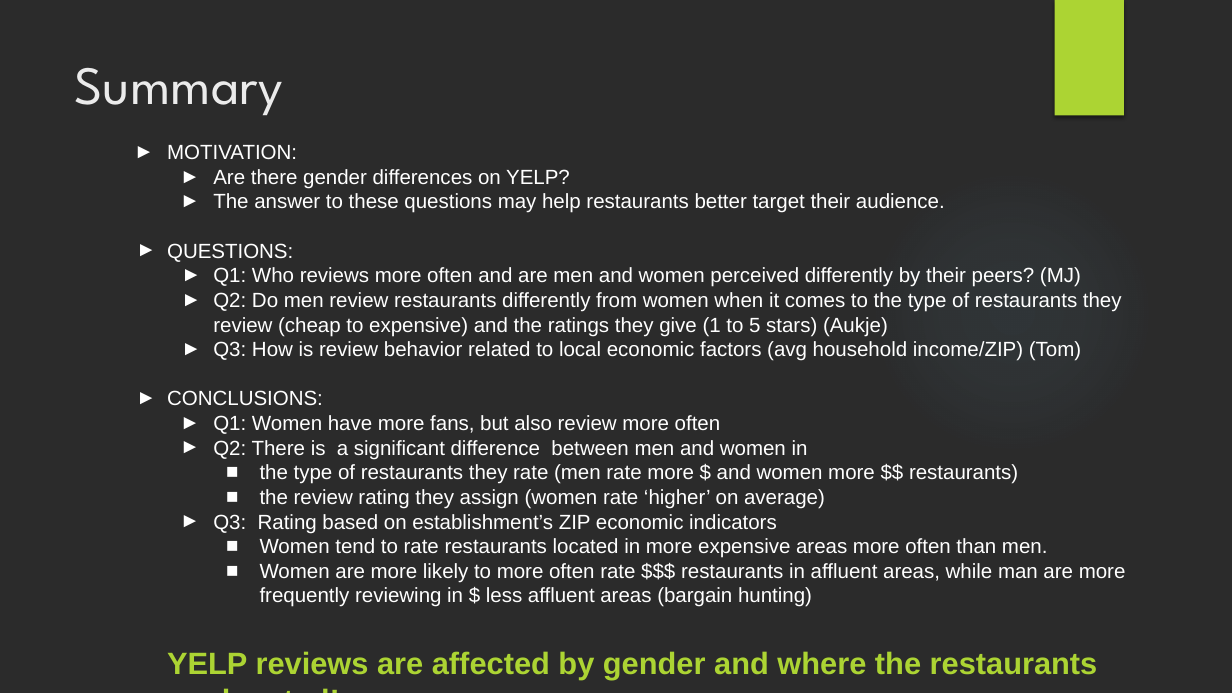
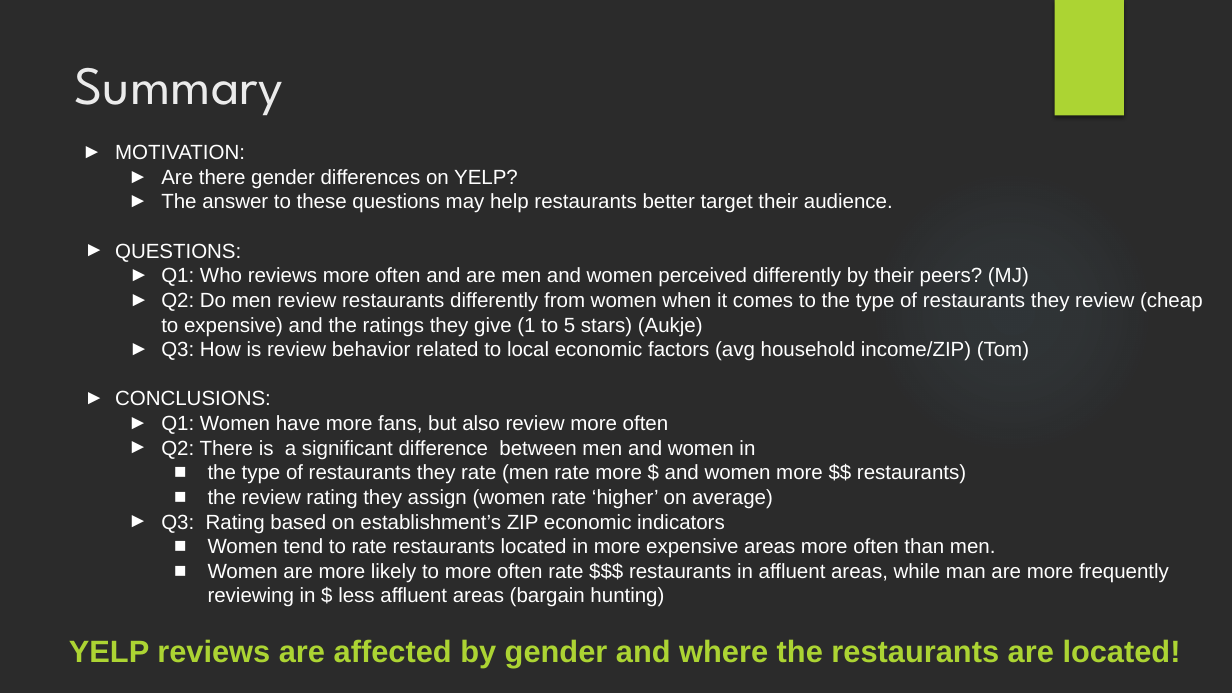
Before and after one commit to DutchDS/Project-1, a slide deck: slide 2 of Presentation.pptx. Drawn at 1232x693 pixels with LibreOffice and Linux fonts; fonts in the diff are those of the drawing; background and template pictures are left out; a plain dark background stands for a picture behind light text. Boxes give left, top, right and bottom in pixels: in the first picture for what was removed or moved away, otherwise in the second. Text is boxed around its words. In the diff, an @@ line names an element or a change of style, - is before the commit and + after.

Commit message:
Move file

```diff
--- a/Presentation.pptx
+++ b/Presentation.pptx
@@ text "MOTIVATION:": place and size @@
-text "MOTIVATION:" at (167, 144, 1126, 607)
+text "MOTIVATION:" at (69, 144, 1203, 668)
@@ text at (69, 639, 1181, 668): indent changed @@
```
